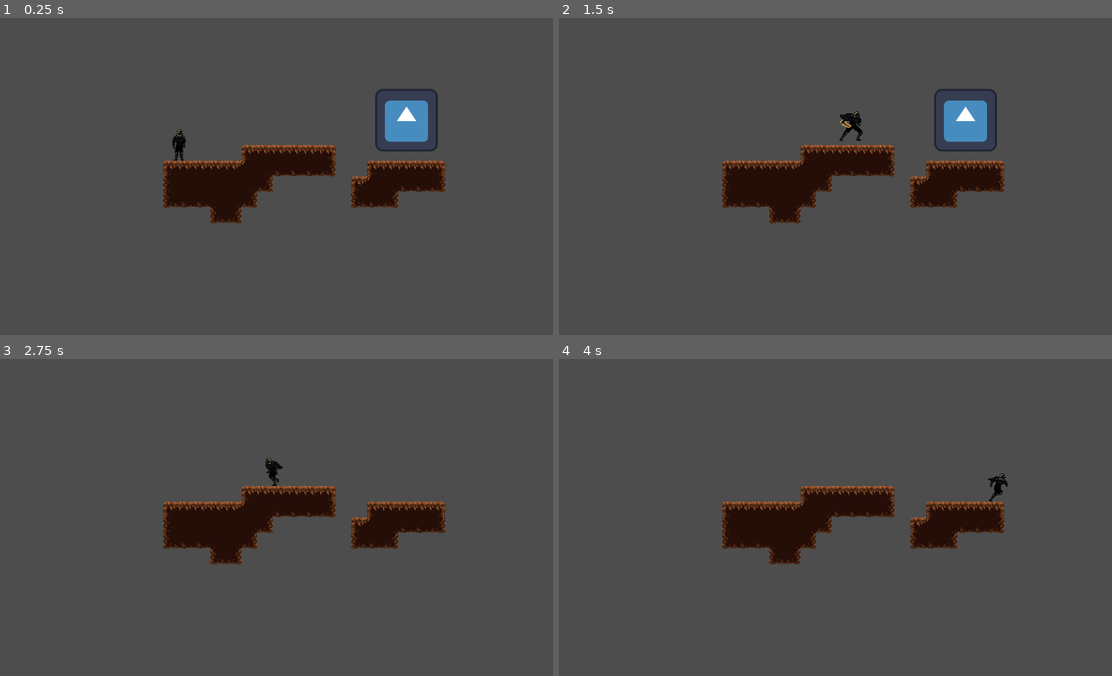
Above: before the commit, frames 1-4 (two rows, left to right).
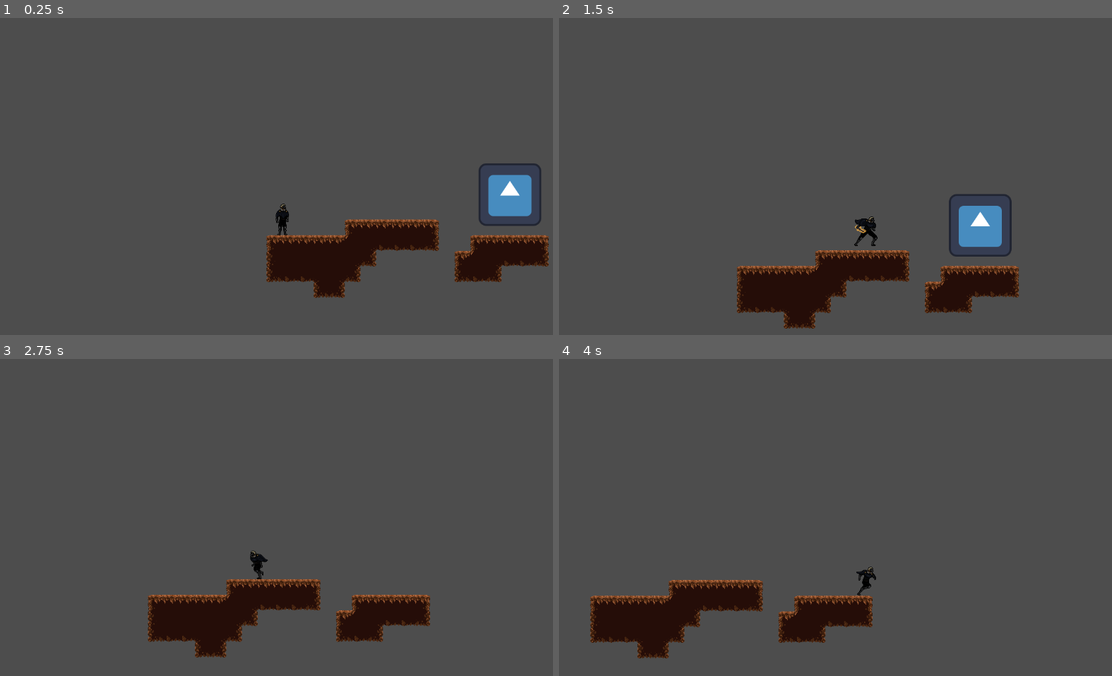
Above: after the commit, the same moments.

Repository: mlaikhram/metroidvania-month-24
Game: Godot game, scene res://scenes/level.tscn
Same seed, same stepped clock (60 frames per second), same inputs: the game is played once before the commit and once after it. The engine's default icon, where the game draws it, is replaced by a stand-in: a white triangle on a blue panel in a dark square.
Inputs (mouse positions are in pixels of both pictures, inside the frame that each line leads up to):
- Up to frame 1 (0.25 s): no input
- Up to frame 2 (1.5 s): tap Enter at 0.5 s; move the mouse to (962, 160) at 0.52 s; hold Right (player_right) from 0.53 s (still down); click (962, 160) at 0.6 s; tap Space (player_jump) at 0.77 s; right-click (962, 160) at 0.8 s; move the mouse to (730, 192) at 1.27 s; right-click (730, 192) at 1.35 s
- Up to frame 3 (2.75 s): tap Space (player_jump) at 1.52 s; click (171, 533) at 1.55 s; move the mouse to (337, 447) at 2.02 s; release Right (player_right) at 2.03 s; hold Left (player_left) from 2.03 s (still down); click (337, 447) at 2.1 s; right-click (337, 447) at 2.3 s
- Up to frame 4 (4 s): move the mouse to (813, 580) at 2.77 s; release Left (player_left) at 2.78 s; hold Right (player_right) from 2.78 s (still down); right-click (813, 580) at 2.85 s; tap Space (player_jump) at 3.02, 3.77 s; click (813, 580) at 3.05 s; move the mouse to (1012, 565) at 3.52 s; click (1012, 565) at 3.6 s; right-click (1012, 565) at 3.8 s

The runs differ from the first frame. In frame 1, 16% of the frame differs, in the area x 29-100%, y 22-89%; in frame 2, 16%, in the area x 29-84%, y 22-98%; in frame 3, 13%; in frame 4, 13%.

Commit message:
camera and ice spell

Diff:
--- a/scenes/ice_statue.tscn
+++ b/scenes/ice_statue.tscn
@@ -1,6 +1,8 @@
-[gd_scene load_steps=9 format=3 uid="uid://mqjn5vni3og3"]
+[gd_scene load_steps=13 format=3 uid="uid://mqjn5vni3og3"]
 
 [ext_resource type="Texture2D" uid="uid://uaiqblc7fp1g" path="res://art/player/A_IceWall_Spawn.png" id="1_26in7"]
+[ext_resource type="Script" path="res://scripts/Blockade.gd" id="1_q7jls"]
+[ext_resource type="Script" path="res://scripts/Hurtbox2D.gd" id="2_mcfhv"]
 
 [sub_resource type="AtlasTexture" id="AtlasTexture_globn"]
 atlas = ExtResource("1_26in7")
@@ -28,11 +30,6 @@
 
 [sub_resource type="SpriteFrames" id="SpriteFrames_hxowk"]
 animations = [{
-"frames": [],
-"loop": true,
-"name": &"default",
-"speed": 5.0
-}, {
 "frames": [{
 "duration": 1.0,
 "texture": SubResource("AtlasTexture_globn")
@@ -57,10 +54,32 @@
 "speed": 8.0
 }]
 
-[node name="IceStatue" type="Node2D"]
+[sub_resource type="RectangleShape2D" id="RectangleShape2D_neak0"]
+size = Vector2(28, 64)
+
+[sub_resource type="CapsuleShape2D" id="CapsuleShape2D_uqyel"]
+radius = 8.0
+height = 64.0
+
+[node name="IceStatue" type="RigidBody2D"]
+lock_rotation = true
+script = ExtResource("1_q7jls")
+max_health = 25
 
 [node name="AnimatedSprite2D" type="AnimatedSprite2D" parent="."]
+position = Vector2(0, -48)
 sprite_frames = SubResource("SpriteFrames_hxowk")
 animation = &"spawn"
-frame = 5
-frame_progress = 1.0
+autoplay = "spawn"
+
+[node name="CollisionShape2D" type="CollisionShape2D" parent="."]
+position = Vector2(0, -32)
+shape = SubResource("RectangleShape2D_neak0")
+
+[node name="Hurtbox2D" type="Area2D" parent="."]
+collision_mask = 6
+script = ExtResource("2_mcfhv")
+
+[node name="CollisionShape2D" type="CollisionShape2D" parent="Hurtbox2D"]
+position = Vector2(0, -32)
+shape = SubResource("CapsuleShape2D_uqyel")
--- a/scenes/level.tscn
+++ b/scenes/level.tscn
@@ -12,10 +12,8 @@
 layer_0/tile_data = PackedInt32Array(-65535, 0, 0, -65534, 65536, 0, -65533, 65536, 0, -65532, 65536, 0, -65531, 65536, …(666 unchanged characters)…
 
 [node name="Player" parent="." instance=ExtResource("2_8tfjk")]
+z_index = -1
 position = Vector2(64, -32)
 
 [node name="TestEnemy" parent="." instance=ExtResource("3_3i1jy")]
 position = Vector2(529, -115)
-
-[node name="Camera2D" type="Camera2D" parent="."]
-offset = Vector2(275, 0)
--- a/scenes/player.tscn
+++ b/scenes/player.tscn
@@ -1,12 +1,14 @@
-[gd_scene load_steps=31 format=3 uid="uid://d2wmbd6sfp0ty"]
+[gd_scene load_steps=38 format=3 uid="uid://d2wmbd6sfp0ty"]
 
 [ext_resource type="Script" path="res://scripts/Player.gd" id="1_lwr3b"]
 [ext_resource type="Texture2D" uid="uid://mjpi36frku0o" path="res://art/player/A_Player_Idle.png" id="2_bdhqm"]
+[ext_resource type="PackedScene" uid="uid://mqjn5vni3og3" path="res://scenes/ice_statue.tscn" id="2_kk2cp"]
 [ext_resource type="Texture2D" uid="uid://bll60o5m1ckvd" path="res://art/player/A_Player_Attack.png" id="2_viish"]
 [ext_resource type="Texture2D" uid="uid://ybffva5vqkkc" path="res://art/player/A_Player_Run.png" id="3_3203m"]
 [ext_resource type="Texture2D" uid="uid://dam64hf6pmk45" path="res://art/player/A_Player_Jump.png" id="4_0dgqn"]
 [ext_resource type="Texture2D" uid="uid://bnw408qi6u3x7" path="res://art/player/PE_DaggerAttack.png" id="6_84m20"]
 [ext_resource type="Script" path="res://scripts/Hitbox2D.gd" id="7_nibgo"]
+[ext_resource type="Script" path="res://scripts/Hurtbox2D.gd" id="8_43dkg"]
 
 [sub_resource type="AtlasTexture" id="AtlasTexture_wbrxl"]
 atlas = ExtResource("2_viish")
@@ -16,6 +18,22 @@
 atlas = ExtResource("2_viish")
 region = Rect2(96, 0, 96, 96)
 
+[sub_resource type="AtlasTexture" id="AtlasTexture_8cq12"]
+atlas = ExtResource("3_3203m")
+region = Rect2(0, 0, 96, 96)
+
+[sub_resource type="AtlasTexture" id="AtlasTexture_iciw6"]
+atlas = ExtResource("3_3203m")
+region = Rect2(0, 96, 96, 96)
+
+[sub_resource type="AtlasTexture" id="AtlasTexture_jcitr"]
+atlas = ExtResource("3_3203m")
+region = Rect2(288, 0, 96, 96)
+
+[sub_resource type="AtlasTexture" id="AtlasTexture_ig5s5"]
+atlas = ExtResource("3_3203m")
+region = Rect2(192, 96, 96, 96)
+
 [sub_resource type="AtlasTexture" id="AtlasTexture_eim7j"]
 atlas = ExtResource("2_bdhqm")
 region = Rect2(0, 0, 96, 96)
@@ -103,6 +121,23 @@
 }, {
 "frames": [{
 "duration": 1.0,
+"texture": SubResource("AtlasTexture_8cq12")
+}, {
+"duration": 1.0,
+"texture": SubResource("AtlasTexture_iciw6")
+}, {
+"duration": 1.0,
+"texture": SubResource("AtlasTexture_jcitr")
+}, {
+"duration": 1.0,
+"texture": SubResource("AtlasTexture_ig5s5")
+}],
+"loop": false,
+"name": &"ice_spell",
+"speed": 3.0
+}, {
+"frames": [{
+"duration": 1.0,
 "texture": SubResource("AtlasTexture_eim7j")
 }, {
 "duration": 1.0,
@@ -172,23 +207,30 @@
 }]
 
 [sub_resource type="CapsuleShape2D" id="CapsuleShape2D_fhcec"]
-radius = 8.0
+radius = 14.0
 height = 64.0
 
 [sub_resource type="CapsuleShape2D" id="CapsuleShape2D_yuh08"]
 radius = 38.0
 height = 165.0
+
+[sub_resource type="CapsuleShape2D" id="CapsuleShape2D_s0agw"]
+radius = 8.0
+height = 64.0
 
 [node name="Player" type="CharacterBody2D"]
 collision_layer = 2
 collision_mask = 5
 script = ExtResource("1_lwr3b")
+ice_statue = ExtResource("2_kk2cp")
 
 [node name="AnimatedSprite2D" type="AnimatedSprite2D" parent="."]
 position = Vector2(0, -48)
 sprite_frames = SubResource("SpriteFrames_xv226")
-animation = &"dagger"
+animation = &"ice_spell"
 autoplay = "idle"
+frame = 3
+frame_progress = 1.0
 
 [node name="CollisionShape2D" type="CollisionShape2D" parent="."]
 position = Vector2(0, -32)
@@ -197,6 +239,7 @@
 [node name="DaggerHit" type="Sprite2D" parent="."]
 process_mode = 4
 visible = false
+z_index = 2
 position = Vector2(0, -48)
 texture = ExtResource("6_84m20")
 
@@ -209,3 +252,17 @@
 position = Vector2(75, 10)
 rotation = 1.5708
 shape = SubResource("CapsuleShape2D_yuh08")
+
+[node name="Camera2D" type="Camera2D" parent="."]
+offset = Vector2(0, -120)
+process_callback = 0
+position_smoothing_enabled = true
+
+[node name="Hurtbox2D" type="Area2D" parent="."]
+collision_layer = 2
+collision_mask = 4
+script = ExtResource("8_43dkg")
+
+[node name="CollisionShape2D" type="CollisionShape2D" parent="Hurtbox2D"]
+position = Vector2(0, -32)
+shape = SubResource("CapsuleShape2D_s0agw")
--- /dev/null
+++ b/scripts/Blockade.gd
@@ -0,0 +1,22 @@
+extends Node
+
+@export var max_health = 10
+
+var current_health = max_health
+
+
+# Called when the node enters the scene tree for the first time.
+func _ready():
+	current_health = max_health
+	print("ice statue health: " + str(current_health))
+
+
+# Called every frame. 'delta' is the elapsed time since the previous frame.
+func _process(delta):
+	pass
+
+
+func take_damage(damage):
+	current_health -= damage
+	if current_health <= 0:
+		queue_free()
--- a/scripts/player.gd
+++ b/scripts/player.gd
@@ -2,7 +2,8 @@
 
 enum player_state {
 	IDLE,
-	DAGGER
+	DAGGER,
+	ICE_SPELL
 }
 
 enum movement_type {
@@ -10,6 +11,8 @@
 	AERIAL,
 	NONE
 }
+
+@export var ice_statue: PackedScene
 
 @onready var _animated_sprite = $AnimatedSprite2D
 
@@ -23,6 +26,9 @@
 var current_state = player_state.IDLE
 var seconds_since_action_start = 0
 
+var current_ice_statue: Node2D
+var move_to_position_x = 0
+
 func _ready():
 	_animated_sprite.animation_finished.connect(self._on_animation_finished)
 
@@ -34,8 +40,11 @@
 			_idle_physics_process(delta)
 		player_state.DAGGER:
 			_dagger_physics_process(delta)
+		player_state.ICE_SPELL:
+			_ice_spell_physics_process(delta)
 
 	move_and_slide()
+
 
 func _base_movement(delta, do_gravity = true, flip_on_back = true, movement = movement_type.ANY):
 	# Add the gravity.
@@ -63,6 +72,8 @@
 	match current_state:
 		player_state.DAGGER:
 			current_state = player_state.IDLE
+		player_state.ICE_SPELL:
+			current_state = player_state.IDLE
 
 
 func _idle_physics_process(delta):
@@ -77,13 +88,24 @@
 		velocity.y = JUMP_VELOCITY
 		_animated_sprite.play("jump")
 
-	# Handle dagger.
+	# Handle attacks.
 	elif Input.is_action_just_pressed("player_attack"):
-		_animated_sprite.play("dagger")
-		$DaggerHit.set_process_mode(Node.PROCESS_MODE_ALWAYS)
-		$DaggerHit.show()
-		current_state = player_state.DAGGER
-		seconds_since_action_start = 0
+		# Handle dagger.
+		_start_dagger(delta)
+
+	# Handle utilities.
+	elif Input.is_action_just_pressed("player_utility"):
+		# Handle ice spell.
+		if Input.is_action_pressed("player_down"):
+			_start_ice_spell(delta)
+
+
+func _start_dagger(delta):
+	_animated_sprite.play("dagger")
+	$DaggerHit.set_process_mode(Node.PROCESS_MODE_ALWAYS)
+	$DaggerHit.show()
+	current_state = player_state.DAGGER
+	seconds_since_action_start = 0
 
 
 func _dagger_physics_process(delta):
@@ -94,6 +116,50 @@
 		velocity.y = JUMP_VELOCITY
 
 	seconds_since_action_start += delta
-	if seconds_since_action_start > 0.1:
+	if seconds_since_action_start >= 0.1:
 		$DaggerHit.hide()
 		$DaggerHit.set_process_mode(Node.PROCESS_MODE_DISABLED)
+
+
+func _start_ice_spell(delta):
+	_animated_sprite.play("ice_spell")
+	if is_instance_valid(current_ice_statue):
+		current_ice_statue.queue_free()
+
+	# determine if player needs to move (is against an obstruction)
+	var space_state = get_world_2d().direct_space_state
+	var final_x = global_position.x + (48 if is_facing_right else -48)
+
+	var bottom_raycast = PhysicsRayQueryParameters2D.create(Vector2(global_position.x, global_position.y - 16), Vector2(final_x, global_position.y - 16))
+	bottom_raycast.exclude = [self, current_ice_statue]
+	var bottom_result = space_state.intersect_ray(bottom_raycast)
+
+	var top_raycast = PhysicsRayQueryParameters2D.create(Vector2(global_position.x, global_position.y - 48), Vector2(final_x, global_position.y - 48))
+	top_raycast.exclude = [self, current_ice_statue]
+	var top_result = space_state.intersect_ray(top_raycast)
+
+	var closest_obstruction_x_distance = minf(abs((final_x if not bottom_result else bottom_result.position.x) - global_position.x), abs((final_x if not top_result else top_result.position.x) - global_position.x))
+	print("closest obstruction distance from me: " + str(closest_obstruction_x_distance))
+	var move_to_x_distance = closest_obstruction_x_distance - 48
+	move_to_position_x = global_position.x + (move_to_x_distance if is_facing_right else -move_to_x_distance)
+
+	current_state = player_state.ICE_SPELL
+	seconds_since_action_start = 0
+
+
+func _ice_spell_physics_process(delta):
+	_base_movement(delta, true, false, movement_type.NONE)
+
+	# slide toward proper position to make room for ice statue
+	if (is_facing_right && global_position.x > move_to_position_x) || (not is_facing_right && global_position.x < move_to_position_x):
+		velocity += global_position.direction_to(Vector2(move_to_position_x, global_position.y)) * 256
+	else:
+		global_position = Vector2(move_to_position_x, global_position.y)
+
+	seconds_since_action_start += delta
+	if seconds_since_action_start >= 0.2 && not is_instance_valid(current_ice_statue):
+		current_ice_statue = ice_statue.instantiate()
+		owner.add_child(current_ice_statue)
+		current_ice_statue.position = global_position
+		current_ice_statue.position.x += 32 if is_facing_right else -32
+		current_ice_statue.get_node("AnimatedSprite2D").flip_h = not is_facing_right
